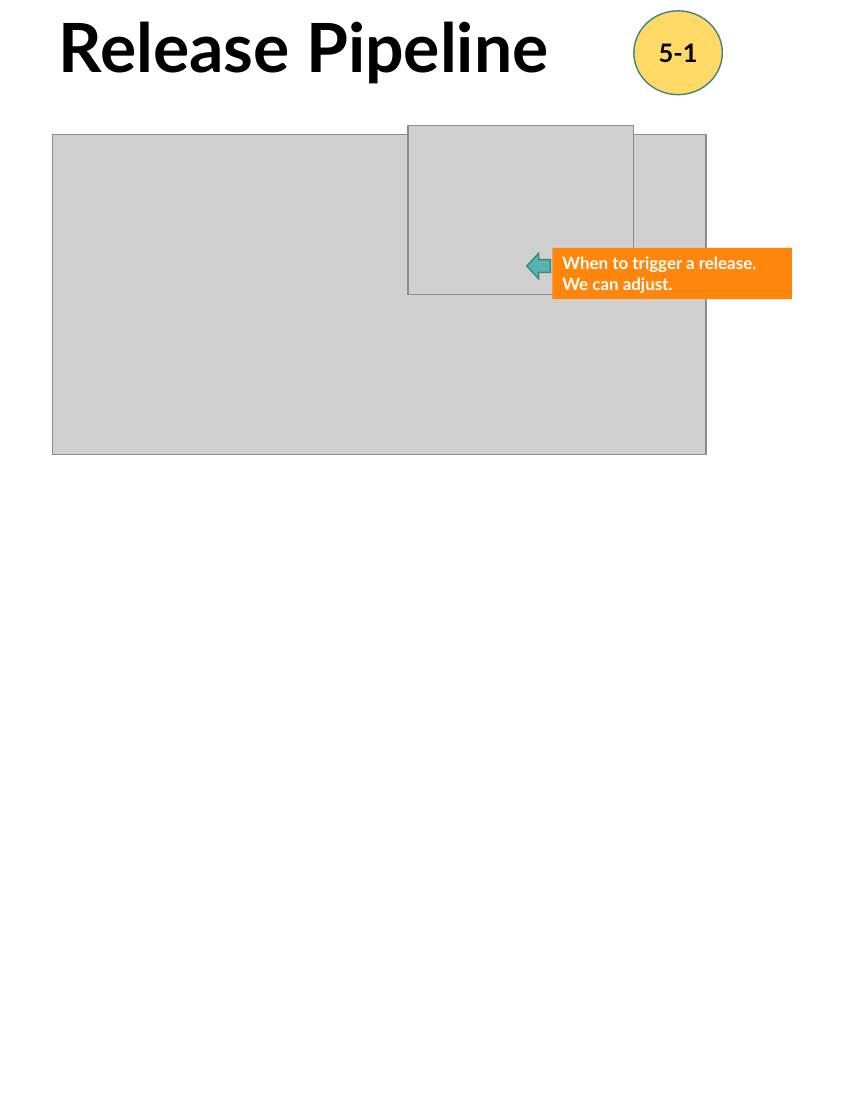
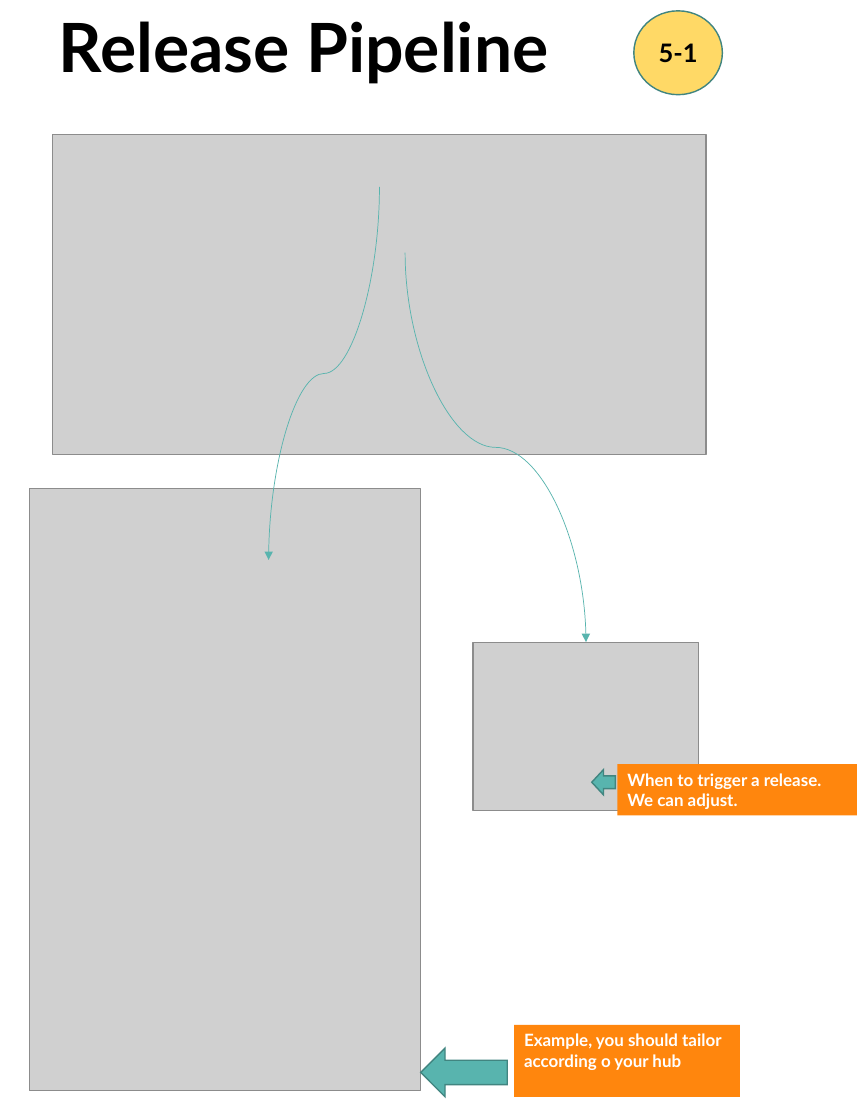
Before and after one commit to scorpion0511/mytracker, a slide deck: slide 64 of doc/React.pptx (slide 63 before the commit). Drawn at 865x1120 pixels with LibreOffice and Linux fonts; fonts in the diff are those of the drawing; grey boxes stand for pictures. Boxes give left, top, right and bottom in pixels: in the first picture for what was removed or moved away, otherwise in the second. Text is boxed around its words. In the diff, an @@ line names an element or a change of style, - is before the commit and + after.

```diff
--- a/doc/React.pptx
+++ b/doc/React.pptx
@@ curved arrow added from (380, 187) to (269, 560), #58B4AE 0.5 pt @@
@@ curved arrow added from (405, 252) to (586, 642), #58B4AE 0.5 pt @@
@@ picture added at [30,488,420,1090] @@
@@ 1 picture, 1 rectangle, 1 left arrow: place and size @@
-1 picture, 1 rectangle, 1 left arrow at [408,126,792,299]
+1 picture, 1 rectangle, 1 left arrow at [473,642,857,815]
@@ left arrow added at [420,1047,507,1096], fill #58B4AE, outline #418581 1 pt @@
@@ rectangle added at [514,1025,740,1097], fill #FF860D, 12 pt, text #FFFFFF, bold @@
+Example, you should tailor according o your hub
```
Also in this commit, not shown: 2 other slides changed, 2 slides added.
